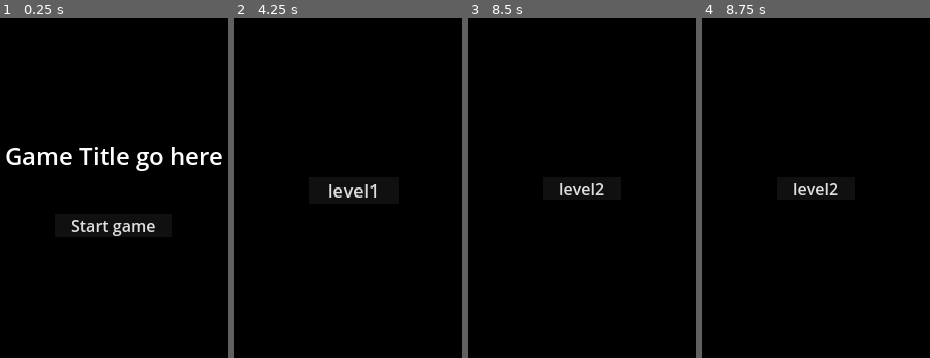
Above: before the commit, frames 1-4 (left to right).
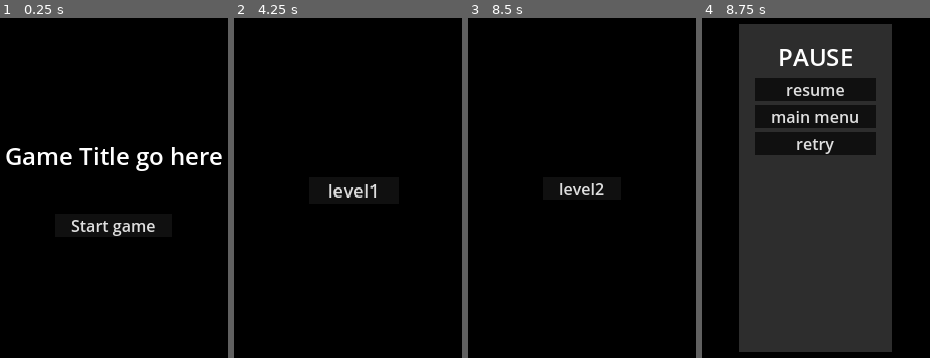
Above: after the commit, the same moments.

Repository: Enweave/pj16
Game: Godot game, scene res://Levels/System/main_menu_level.tscn
The game is run twice, just before and just after one commit, with the same random seed, the same clock (stepped at 60 frames per second) and the same inputs.
Inputs:
- Up to frame 1 (0.25 s): no input
- Up to frame 2 (4.25 s): click "Start game" at 0.5 s; click "level1" at 1.25 s; click "level2" at 2 s; click "Main menu" at 2.75 s; click "Start game" at 3.5 s
- Up to frame 3 (8.5 s): click "level1" at 4.25 s; tap Enter at 5, 6.5, 8 s; hold D (input_MoveRight) 5.03-5.78 s; tap J (input_Fire) every 0.75 s from 5.1 to 8.1 s; tap Space (input_Jump) at 5.27, 5.75, 6.02, 7.25, 7.52, 8.27 s; hold S (input_MoveDown) 5.78-6.53 s; hold D (input_MoveRight) 6.53-7.28 s; hold W (input_MoveUp) 7.28-8.03 s; hold A (input_MoveLeft) from 8.03 s (still down)
- Up to frame 4 (8.75 s): keep holding A (input_MoveLeft); tap Escape (input_Pause) at 8.65 s

Frames 1-3 are identical in both runs. In frame 4, 55% of the frame differs, in the area x 16-84%, y 1-99%.

Commit message:
Pause menu

Diff:
--- a/Common/flow_controller_autoload.gd
+++ b/Common/flow_controller_autoload.gd
@@ -2,13 +2,14 @@
 
 var current_level: LevelBase
 var input_controller: InputController
-
 var next_level_scene_path: String = ""
-var main_menu_level_path: String = "res://Levels/System/main_menu_level.tscn"
-var end_game_level_path: String  = "res://Levels/System/end_game_level.tscn"
+var main_menu_level_path: String  = "res://Levels/System/main_menu_level.tscn"
+var end_game_level_path: String   = "res://Levels/System/end_game_level.tscn"
+var current_pause_menu: PauseMenu
 
 
 func _ready():
+    current_pause_menu = null
     process_mode = Node.PROCESS_MODE_ALWAYS
     input_controller = InputController.new()
     add_child(input_controller)
@@ -23,18 +24,28 @@
 
 
 func load_main_menu():
+    pause_game(false)
     _load_level(main_menu_level_path)
 
 
 func load_end_game():
+    pause_game(false)
     _load_level(end_game_level_path)
 
 
 func restart_level():
-    get_tree().reload_current_scene()
+    await pause_game(false)
+    if not get_tree().current_scene:
+        if current_level != null:
+            get_tree().set_current_scene(current_level)
+            get_tree().reload_current_scene()
+    else:
+        get_tree().reload_current_scene()
+
 
 
 func _load_level(level_path: String):
+    pause_game(false)
     print("Loading level: " + level_path)
     await(current_level.call_deferred("queue_free"))
     var level: Node = load(level_path).instantiate()
@@ -49,7 +60,18 @@
         load_end_game()
 
 
+func add_remove_pause_menu(pause: bool):
+    if current_pause_menu != null:
+        await current_pause_menu.call_deferred("queue_free")
+        current_pause_menu = null
+    if pause:
+        current_pause_menu = load("res://UI/pause_menu.tscn").instantiate()
+        current_pause_menu.process_mode = Node.PROCESS_MODE_ALWAYS
+        get_tree().get_root().add_child(current_pause_menu)
+
+
 func pause_game(pause: bool):
+    add_remove_pause_menu(pause)
     if pause:
         get_tree().paused = true
     else:
--- /dev/null
+++ b/UI/pause_menu.gd
@@ -0,0 +1,14 @@
+extends Control
+
+class_name PauseMenu
+
+func _on_resume_button_pressed():
+    FlowControllerAutoload.toggle_pause_game()
+
+
+func _on_main_menu_button_pressed():
+    FlowControllerAutoload.load_main_menu()
+
+
+func _on_retry_button_pressed():
+    FlowControllerAutoload.restart_level()
--- /dev/null
+++ b/UI/pause_menu.tscn
@@ -0,0 +1,63 @@
+[gd_scene load_steps=3 format=3 uid="uid://du7pnylu46tif"]
+
+[ext_resource type="Script" path="res://UI/pause_menu.gd" id="1_u4ynl"]
+
+[sub_resource type="StyleBoxFlat" id="StyleBoxFlat_npnsw"]
+bg_color = Color(0.176419, 0.176419, 0.176419, 1)
+
+[node name="PauseMenu" type="Control"]
+z_index = 1
+z_as_relative = false
+layout_mode = 3
+anchors_preset = 15
+anchor_right = 1.0
+anchor_bottom = 1.0
+grow_horizontal = 2
+grow_vertical = 2
+script = ExtResource("1_u4ynl")
+
+[node name="MarginContainer" type="MarginContainer" parent="."]
+layout_mode = 1
+anchors_preset = 15
+anchor_right = 1.0
+anchor_bottom = 1.0
+grow_horizontal = 2
+grow_vertical = 2
+
+[node name="PanelContainer" type="PanelContainer" parent="MarginContainer"]
+layout_mode = 2
+size_flags_horizontal = 4
+theme_override_styles/panel = SubResource("StyleBoxFlat_npnsw")
+
+[node name="MarginContainer" type="MarginContainer" parent="MarginContainer/PanelContainer"]
+layout_mode = 2
+
+[node name="VBoxContainer" type="VBoxContainer" parent="MarginContainer/PanelContainer/MarginContainer"]
+layout_mode = 2
+size_flags_horizontal = 4
+
+[node name="Label" type="Label" parent="MarginContainer/PanelContainer/MarginContainer/VBoxContainer"]
+layout_mode = 2
+theme_override_font_sizes/font_size = 24
+text = "PAUSE"
+horizontal_alignment = 1
+
+[node name="VBoxContainer" type="VBoxContainer" parent="MarginContainer/PanelContainer/MarginContainer/VBoxContainer"]
+layout_mode = 2
+size_flags_horizontal = 4
+
+[node name="ResumeButton" type="Button" parent="MarginContainer/PanelContainer/MarginContainer/VBoxContainer/VBoxContainer"]
+layout_mode = 2
+text = "resume"
+
+[node name="MainMenuButton" type="Button" parent="MarginContainer/PanelContainer/MarginContainer/VBoxContainer/VBoxContainer"]
+layout_mode = 2
+text = "main menu"
+
+[node name="RetryButton" type="Button" parent="MarginContainer/PanelContainer/MarginContainer/VBoxContainer/VBoxContainer"]
+layout_mode = 2
+text = "retry"
+
+[connection signal="pressed" from="MarginContainer/PanelContainer/MarginContainer/VBoxContainer/VBoxContainer/ResumeButton" to="." method="_on_resume_button_pressed"]
+[connection signal="pressed" from="MarginContainer/PanelContainer/MarginContainer/VBoxContainer/VBoxContainer/MainMenuButton" to="." method="_on_main_menu_button_pressed"]
+[connection signal="pressed" from="MarginContainer/PanelContainer/MarginContainer/VBoxContainer/VBoxContainer/RetryButton" to="." method="_on_retry_button_pressed"]
